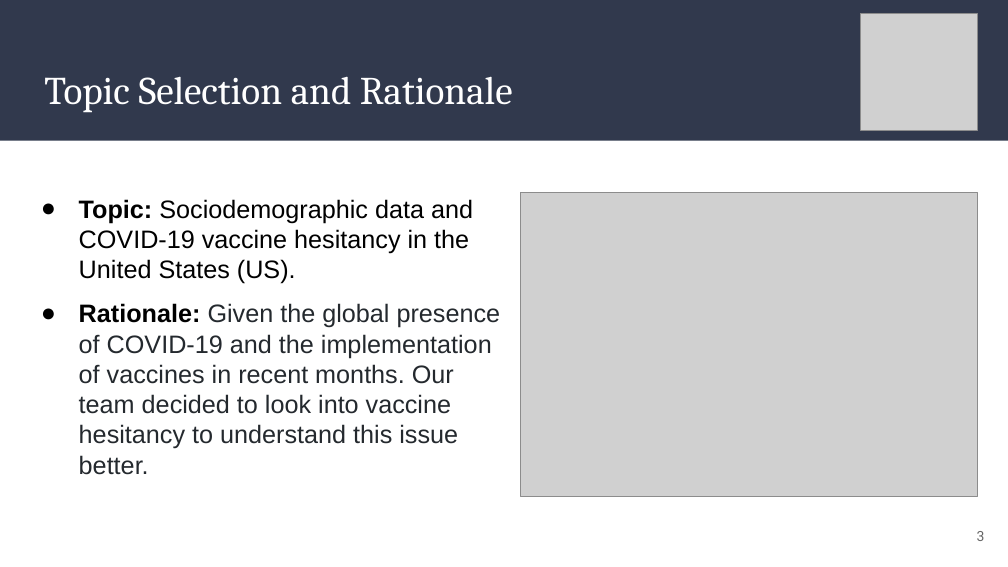
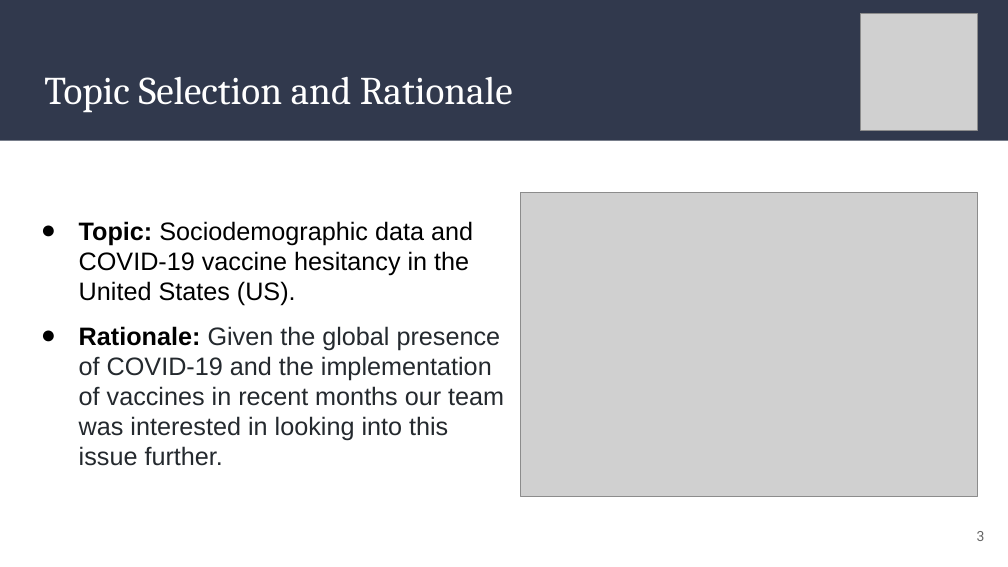
Before and after one commit to AaraniSivasekaram/Predictive_Modelling_Project, a slide deck: slide 3 of Vaccine Hesitancy Presentation.pptx. Drawn at 1008x567 pixels with LibreOffice and Linux fonts; fonts in the diff are those of the drawing; grey boxes stand for pictures. Boxes give left, top, right and bottom in pixels: in the first picture for what was removed or moved away, otherwise in the second. Text is boxed around its words. In the diff, an @@ line names an element or a change of style, - is before the commit and + after.

```diff
--- a/Vaccine Hesitancy Presentation.pptx
+++ b/Vaccine Hesitancy Presentation.pptx
@@ text "Topic: Sociodemographic data and COVID-19 ...": place and size @@
-text "Topic: Sociodemographic data and COVID-19 ..." at bbox=[79, 199, 501, 475]
+text "Topic: Sociodemographic data and COVID-19 ..." at bbox=[79, 221, 504, 466]
@@ text at bbox=[79, 326, 504, 466]: text changed @@
-● Rationale: Given the global presence of COVID-19 and the implementation of vaccines in recent months. Our team decided to look into vaccine hesitancy to understand this issue better.
+● Rationale: Given the global presence of COVID-19 and the implementation of vaccines in recent months our team was interested in looking into this issue further.
```
Also in this commit, not shown: 5 other slides changed.
